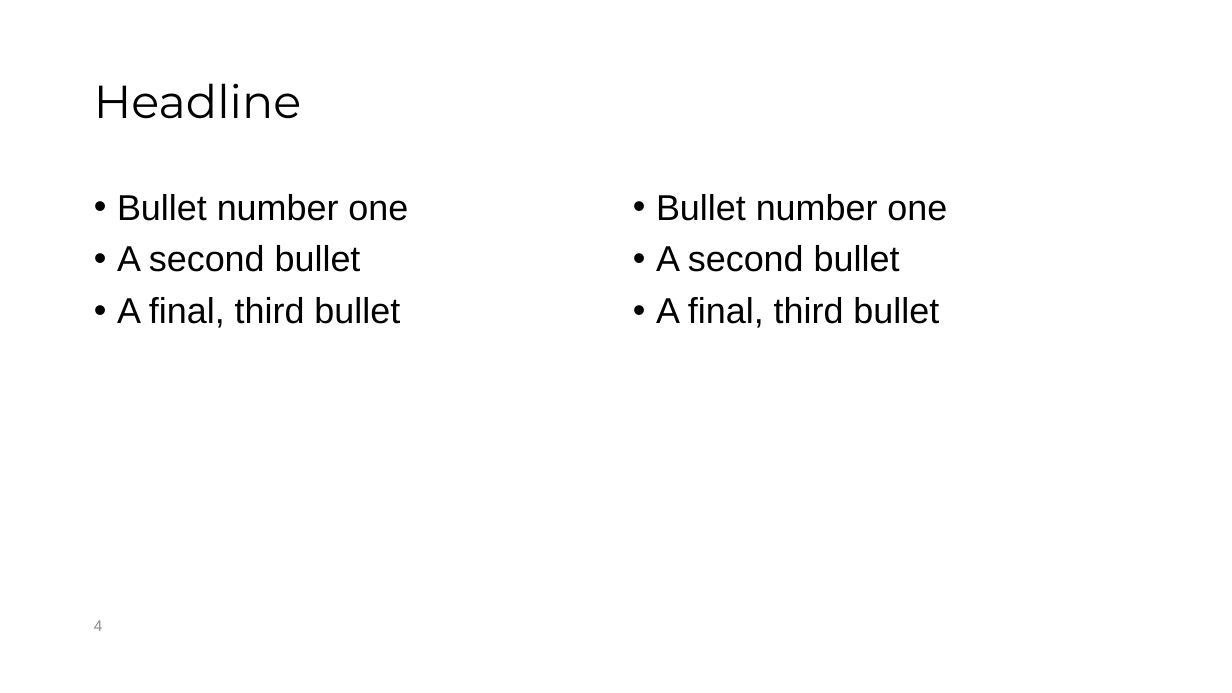
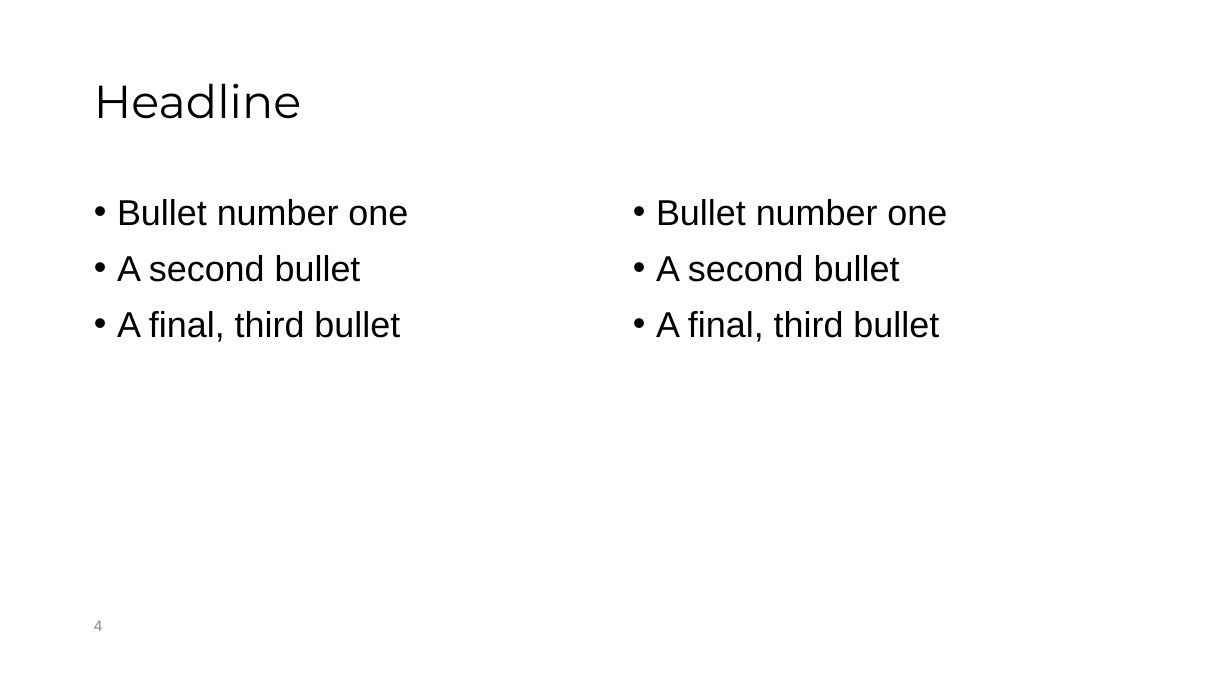
Before and after one commit to ARTS-Laboratory/ARTS-Lab-Branding, a slide deck: slide 4 of PowerPoint/ARTS-Lab_USC_slide_template.pptx. Drawn at 1232x693 pixels with LibreOffice and Linux fonts; fonts in the diff are those of the drawing; background and template pictures are left out. Boxes give left, top, right and bottom in pixels: in the first picture for what was removed or moved away, otherwise in the second. Text is boxed around its words. In the diff, an @@ line names an element or a change of style, - is before the commit and + after.

```diff
--- a/PowerPoint/ARTS-Lab_USC_slide_template.pptx
+++ b/PowerPoint/ARTS-Lab_USC_slide_template.pptx
@@ text "Bullet number one" at bbox=[117, 199, 408, 342]: line spacing 0.9 to 1 @@
@@ text "Bullet number one" at bbox=[656, 199, 947, 342]: line spacing 0.9 to 1 @@
```
Also in this commit, not shown: 1 other slide changed.
